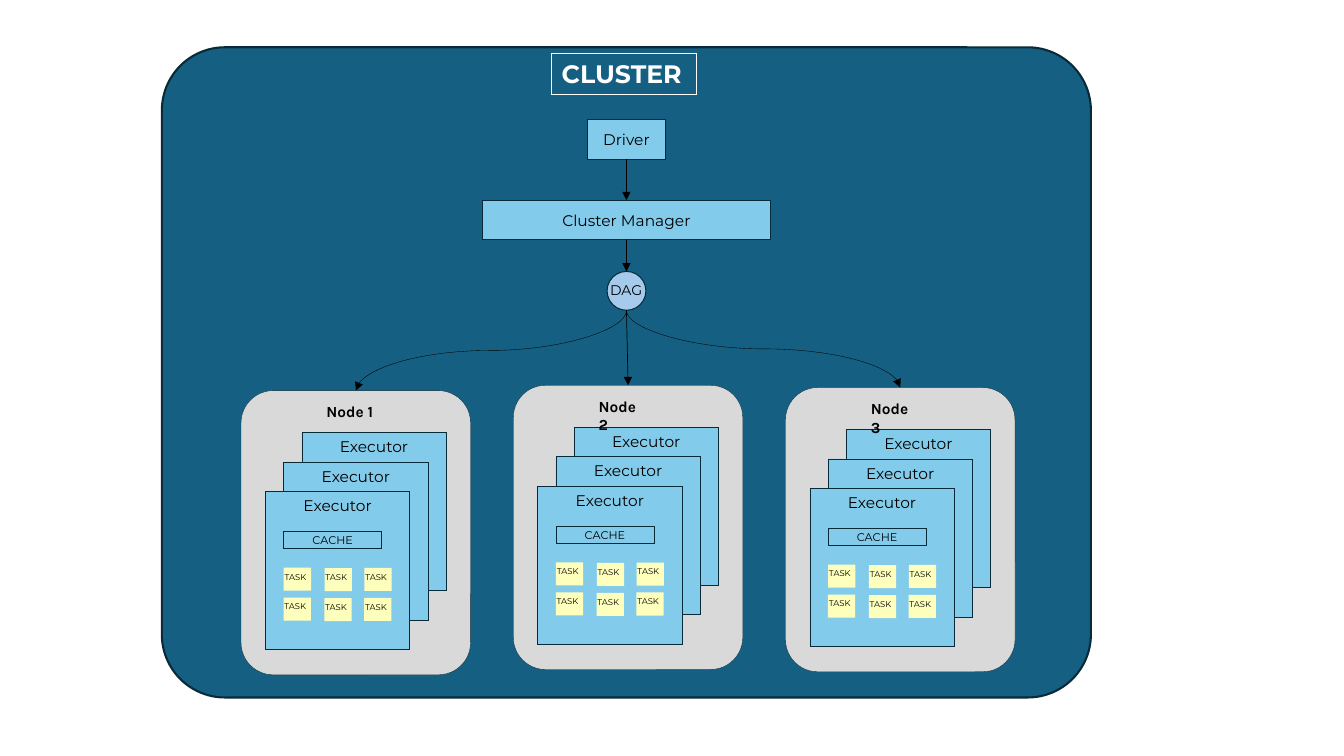
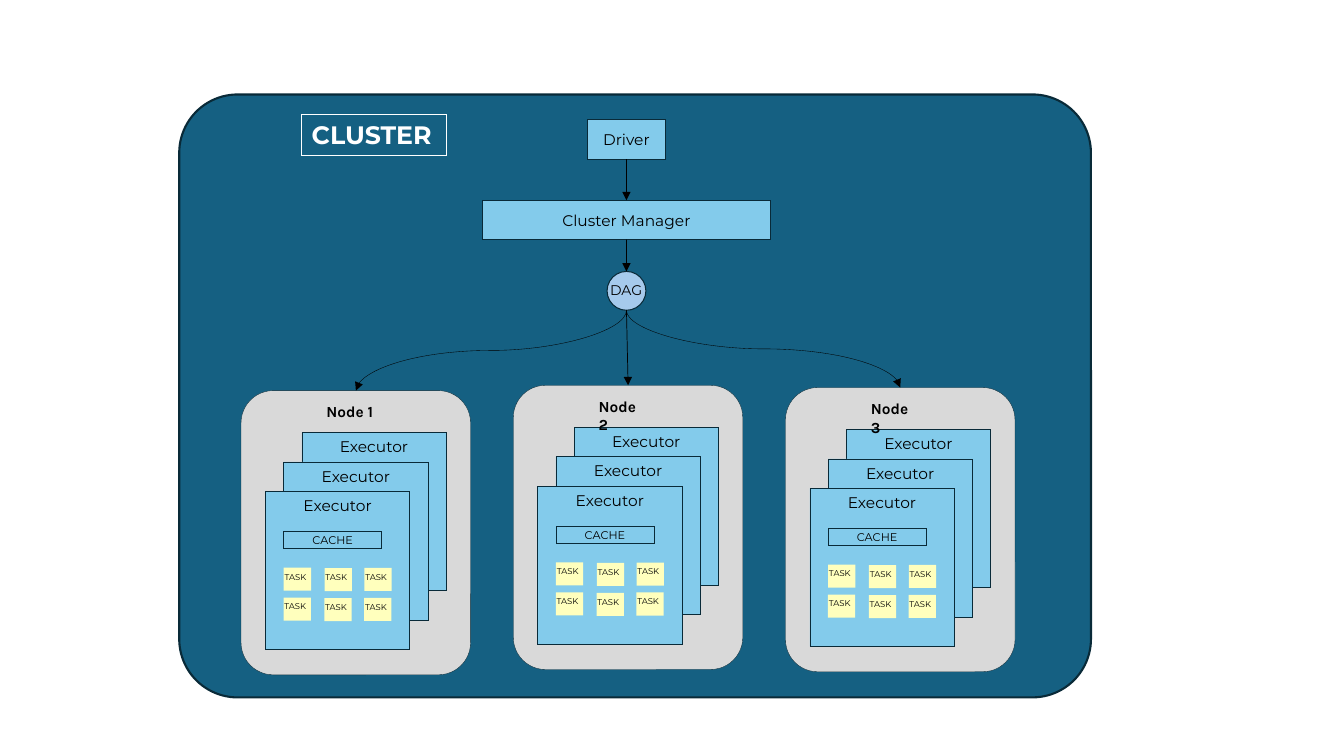
Before and after one commit to jmartinezceste/IEF_Course1_360degreesDatabricks, a slide deck: slide 10 of IEF_360deg_sesion1/Intro.pptx (slide 8 before the commit). Drawn at 1344x756 pixels with LibreOffice and Linux fonts; fonts in the diff are those of the drawing. Boxes give left, top, right and bottom in pixels: in the first picture for what was removed or moved away, otherwise in the second. Text is boxed around its words. In the diff, an @@ line names an element or a change of style, - is before the commit and + after.

```diff
--- a/IEF_360deg_sesion1/Intro.pptx
+++ b/IEF_360deg_sesion1/Intro.pptx
@@ rounded rectangle resized from (x1=162, y1=47, x2=1092, y2=698) to (x1=179, y1=95, x2=1092, y2=698) @@
@@ rectangle "CLUSTER" moved from (x1=552, y1=53, x2=696, y2=95) to (x1=301, y1=114, x2=446, y2=155) @@
```
Also in this commit, not shown: 5 other slides changed, 5 slides added, 1 slide removed.
